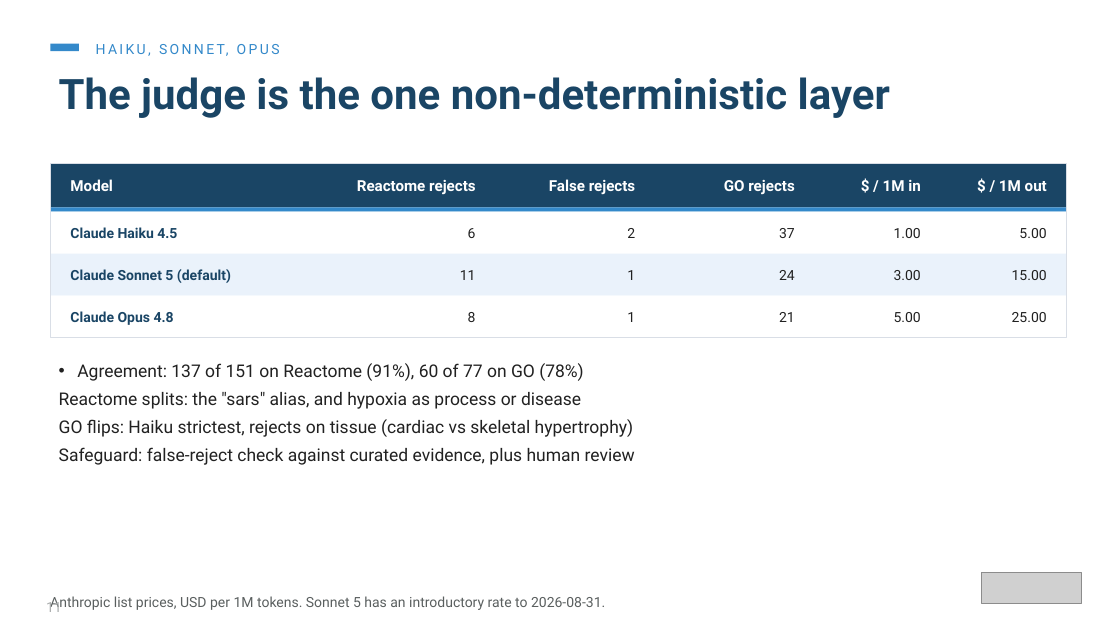
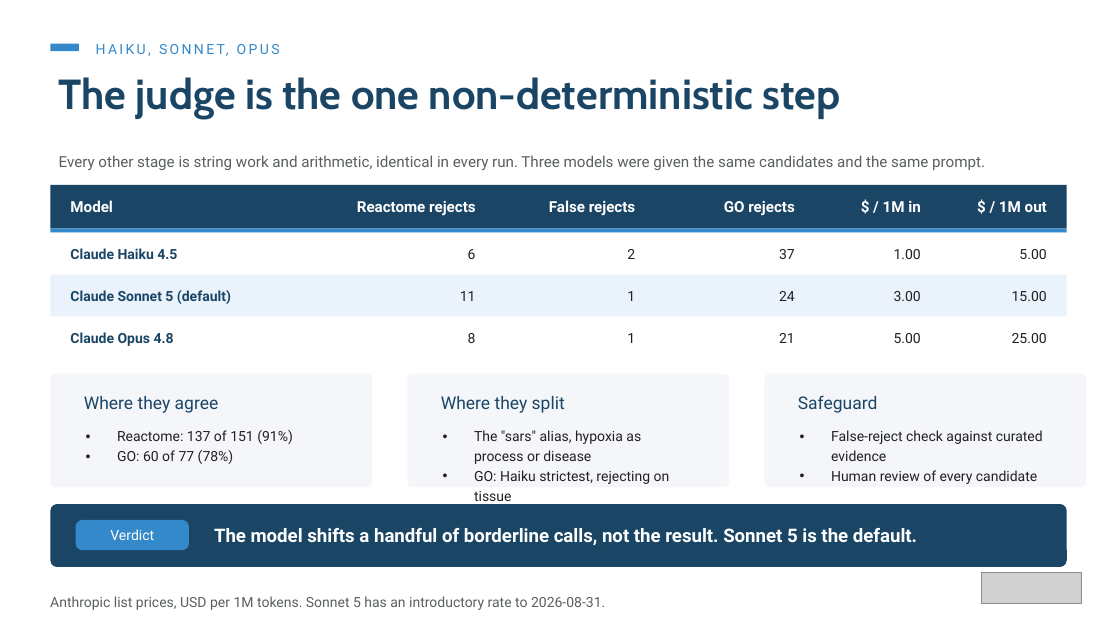
Before and after one commit to polrus/disPathCuration, a slide deck: slide 14 of presentation/disease-pathways.pptx (slide 15 before the commit). Drawn at 1120x630 pixels with LibreOffice and Linux fonts; fonts in the diff are those of the drawing; grey boxes stand for pictures. Boxes give left, top, right and bottom in pixels: in the first picture for what was removed or moved away, otherwise in the second. Text is boxed around its words. In the diff, an @@ line names an element or a change of style, - is before the commit and + after.

```diff
--- a/presentation/disease-pathways.pptx
+++ b/presentation/disease-pathways.pptx
@@ text at <box>59,77,841,119</box>: text changed; font Roboto to Cabin @@
-The judge is the one non-deterministic layer
+The judge is the one non-deterministic step
@@ rectangle removed at <box>50,164,1067,338</box> @@
@@ text added at <box>59,155,985,170</box>, 13 pt, text #5A5F5F @@
+Every other stage is string work and arithmetic, identical in every run. Three models were given the same candidates and the same prompt.
@@ 24 texts, 5 rectangles: place and size @@
-24 texts, 5 rectangles at <box>50,164,1067,338</box>
+24 texts, 5 rectangles at <box>50,185,1067,359</box>
@@ rounded rectangle added at <box>50,374,372,487</box>, fill #F4F6F9 @@
@@ text removed at <box>59,363,635,465</box> @@
-• Agreement: 137 of 151 on Reactome (91%), 60 of 77 on GO (78%)
-Reactome splits: the "sars" alias, and hypoxia as process or disease
-GO flips: Haiku strictest, rejects on tissue (cardiac vs skeletal hypertrophy)
-Safeguard: false-reject check against curated evidence, plus human review
@@ rounded rectangle added at <box>408,374,729,487</box>, fill #F4F6F9 @@
@@ rounded rectangle added at <box>765,374,1086,487</box>, fill #F4F6F9 @@
@@ text added at <box>84,396,219,413</box>, 15 pt, text #1A4565 @@
+Where they agree
@@ text added at <box>441,396,565,413</box>, 15 pt, text #1A4565 @@
+Where they split
@@ text added at <box>798,395,878,413</box>, 15 pt, text #1A4565 @@
+Safeguard
@@ text added at <box>117,430,293,464</box>, 12 pt, text #212121 @@
+• Reactome: 137 of 151 (91%)
+• GO: 60 of 77 (78%)
@@ text added at <box>474,430,670,484</box>, 12 pt, text #212121 @@
+• The "sars" alias, hypoxia as process or disease
+• GO: Haiku strictest, rejecting on tissue
@@ text added at <box>831,430,1043,484</box>, 12 pt, text #212121 @@
+• False-reject check against curated evidence
+• Human review of every candidate
@@ rounded rectangle added at <box>50,504,1067,567</box>, fill #1A4565 @@
@@ rounded rectangle added at <box>76,520,189,550</box>, fill #3489CA @@
@@ text added at <box>110,529,154,540</box>, 12 pt, text #FFFFFF @@
+Verdict
@@ text added at <box>214,528,917,545</box>, 16 pt, text #FFFFFF, bold @@
+The model shifts a handful of borderline calls, not the result. Sonnet 5 is the default.
@@ text removed at <box>46,598,62,612</box> @@
-11
```
Also in this commit, not shown: 5 other slides changed, 18 slides added, 13 slides removed, 6 other files.
